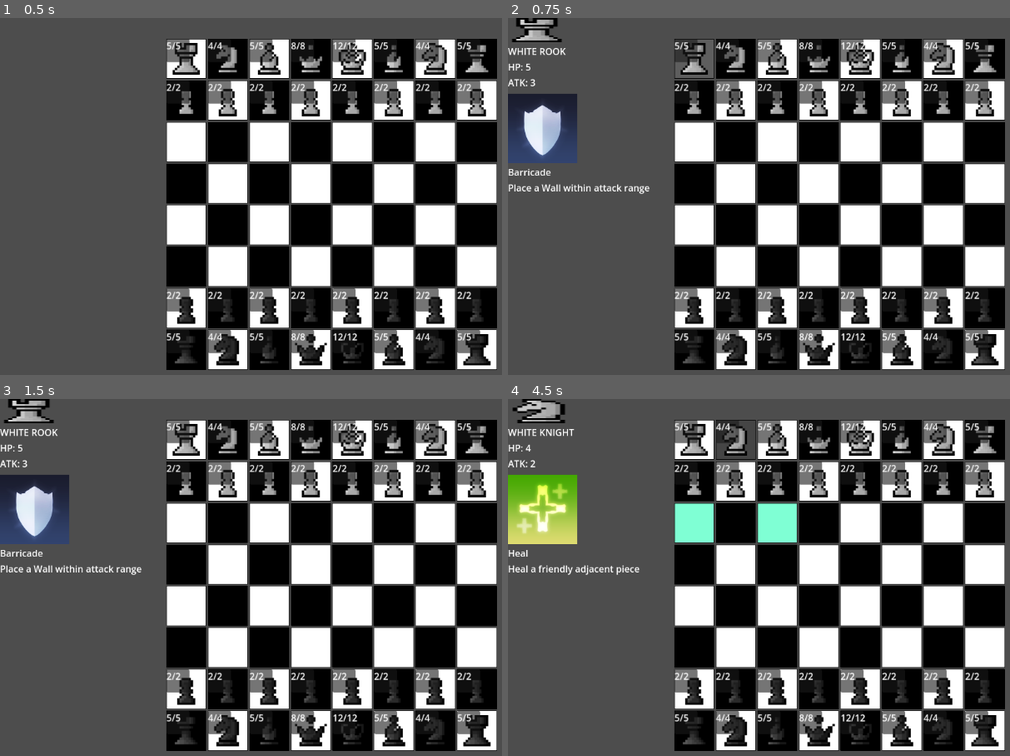
Above: before the commit, frames 1-4 (two rows, left to right).
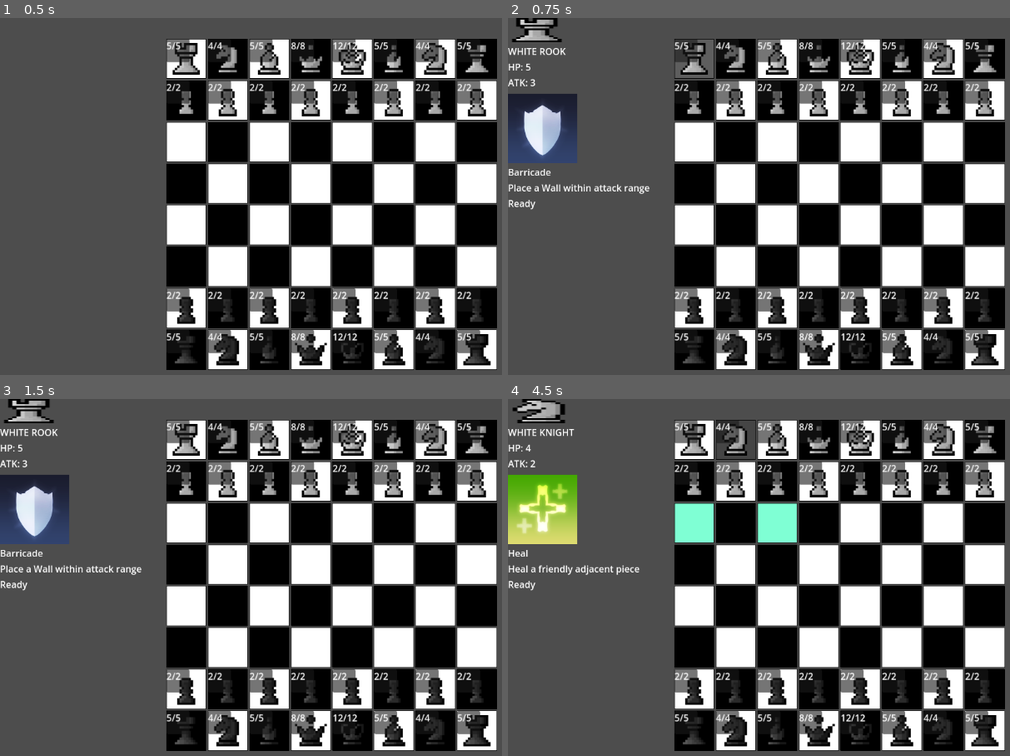
Above: after the commit, the same moments.

Repository: aiden10/chess2
Game: Godot game, scene res://scenes/main.tscn
The game is run twice, just before and just after one commit, with the same random seed, the same clock (stepped at 60 frames per second) and the same inputs.
Inputs (mouse positions are in pixels of both pictures, inside the frame that each line leads up to):
- Up to frame 1 (0.5 s): no input
- Up to frame 2 (0.75 s): tap Enter at 0.5 s; move the mouse to (693, 57) at 0.52 s; click (693, 57) at 0.67 s
- Up to frame 3 (1.5 s): click (10, 473) at 1.27 s
- Up to frame 4 (4.5 s): click (518, 473) at 2.02 s; click (518, 473) at 2.77 s; tap Space at 3.5 s; move the mouse to (693, 438) at 3.52 s; click (693, 438) at 3.67 s; tap Enter at 4.25 s; move the mouse to (733, 438) at 4.27 s; click (733, 438) at 4.42 s

Frame 1 is identical in both runs. In frame 2, less than 0.1% of the frame differs, in the area x 0-6%, y 50-54%; in frame 3, less than 0.1%; in frame 4, less than 0.1%.

Commit message:
added ability cooldowns

Diff:
--- a/classes/Ability.gd
+++ b/classes/Ability.gd
@@ -4,6 +4,8 @@
 var sprite: Texture2D
 var name: String
 var description: String
+var cooldown: int
+var used: bool
 
 # Abstract methods that child classes must implement
 func valid_tiles() -> Array[Vector2i]:
--- a/classes/abilities/BarricadeAbility.gd
+++ b/classes/abilities/BarricadeAbility.gd
@@ -5,6 +5,7 @@
 	sprite = AbilityInfo.barricade_sprite
 	name = AbilityInfo.barricade_name
 	description = AbilityInfo.barricade_description
+	cooldown = 0
 
 ## Basing the position off of the selected piece because in order to use an ability
 ## you need to have that piece selected
@@ -39,3 +40,4 @@
 	var wall = Wall.new(GameState.selected_piece.color) ## Make the wall the same color as its creator
 	wall.position = Vector2i(row, col)
 	BoardState.board[row][col] = wall
+	cooldown = AbilityInfo.barricade_cooldown
--- a/classes/abilities/HealAbility.gd
+++ b/classes/abilities/HealAbility.gd
@@ -5,6 +5,7 @@
 	sprite = AbilityInfo.heal_sprite
 	name = AbilityInfo.heal_name
 	description = AbilityInfo.heal_description
+	cooldown = 0
 
 ## Basing the position off of the selected piece because in order to use an ability
 ## you need to have that piece selected
@@ -27,3 +28,4 @@
 	var target = BoardState.board[row][col]
 	if target:
 		target.health = min(target.health + 2, target.max_health)
+		cooldown = AbilityInfo.heal_cooldown
--- a/classes/abilities/ReverseAbility.gd
+++ b/classes/abilities/ReverseAbility.gd
@@ -5,6 +5,7 @@
 	sprite = AbilityInfo.reverse_sprite
 	name = AbilityInfo.reverse_name
 	description = AbilityInfo.reverse_description
+	cooldown = 0
 
 ## Basing the position off of the selected piece because in order to use an ability
 ## you need to have that piece selected
@@ -17,3 +18,4 @@
 	if target:
 		if target.type == Piece.PieceType.PAWN:
 			target.reversed = not target.reversed
+			cooldown = AbilityInfo.reverse_cooldown
--- a/globals/abilities.gd
+++ b/globals/abilities.gd
@@ -1,11 +1,30 @@
 class_name Abilities
 extends Node
 
-static var heal_ability: HealAbility
-static var barricade_ability: BarricadeAbility
-static var reverse_ability: ReverseAbility
+## Create two versions of each ability to manage the cooldowns for each side
+static var black_heal_ability: HealAbility
+static var black_barricade_ability: BarricadeAbility
+static var black_reverse_ability: ReverseAbility
+
+static var black_abilities: Array[Ability] = []
+
+static var white_heal_ability: HealAbility
+static var white_barricade_ability: BarricadeAbility
+static var white_reverse_ability: ReverseAbility
+
+static var white_abilities: Array[Ability] = []
 
 func _ready():
-	heal_ability = HealAbility.new()
-	barricade_ability = BarricadeAbility.new()
-	reverse_ability = ReverseAbility.new()
+	black_heal_ability = HealAbility.new()
+	black_barricade_ability = BarricadeAbility.new()
+	black_reverse_ability = ReverseAbility.new()
+	black_abilities.append(black_heal_ability)
+	black_abilities.append(black_barricade_ability)
+	black_abilities.append(black_reverse_ability)
+
+	white_heal_ability = HealAbility.new()
+	white_barricade_ability = BarricadeAbility.new()
+	white_reverse_ability = ReverseAbility.new()
+	white_abilities.append(white_heal_ability)
+	white_abilities.append(white_barricade_ability)
+	white_abilities.append(white_reverse_ability)
--- a/globals/ability_info.gd
+++ b/globals/ability_info.gd
@@ -3,11 +3,14 @@
 var heal_sprite: Texture2D = load("res://resources/sprites/abilities/heal.png")
 const heal_description: String = "Heal a friendly adjacent piece"
 const heal_name: String = "Heal"
+const heal_cooldown: int = 4
 
 var barricade_sprite: Texture2D = load("res://resources/sprites/abilities/shield.png")
 const barricade_description: String = "Place a Wall within attack range"
 const barricade_name: String = "Barricade"
+const barricade_cooldown: int = 5
 
 var reverse_sprite: Texture2D = load("res://resources/sprites/abilities/swirl.png")
 const reverse_description: String = "Reverse this piece's direction"
 const reverse_name: String = "Reverse"
+const reverse_cooldown: int = 3
--- a/scenes/ui/ability_card.tscn
+++ b/scenes/ui/ability_card.tscn
@@ -24,3 +24,6 @@
 
 [node name="AbilityDescription" type="Label" parent="VBoxContainer"]
 layout_mode = 2
+
+[node name="AbilityStatus" type="Label" parent="VBoxContainer"]
+layout_mode = 2
--- a/scripts/board/board_functions.gd
+++ b/scripts/board/board_functions.gd
@@ -85,7 +85,7 @@
 	for col in range(BoardState.COLS):
 		var white_pawn = Pawn.new(Piece.PieceColor.WHITE)
 		white_pawn.position = Vector2i(1, col)
-		white_pawn.primary = Abilities.reverse_ability
+		white_pawn.primary = Abilities.white_reverse_ability
 		BoardState.board[1][col] = white_pawn
 
 	## Black pieces back row (from left to right: 0,7 to 7,7)
@@ -119,27 +119,27 @@
 	for col in range(BoardState.COLS):
 		var black_pawn = Pawn.new(Piece.PieceColor.BLACK)
 		black_pawn.position = Vector2i(6, col)
-		black_pawn.primary = Abilities.reverse_ability
+		black_pawn.primary = Abilities.black_reverse_ability
 		BoardState.board[6][col] = black_pawn
 
 	## Assign abilty objects
-	white_bishop1.primary = Abilities.heal_ability
-	white_bishop2.primary = Abilities.heal_ability
-	black_bishop1.primary = Abilities.heal_ability
-	black_bishop2.primary = Abilities.heal_ability
+	white_bishop1.primary = Abilities.white_heal_ability
+	white_bishop2.primary = Abilities.white_heal_ability
+	black_bishop1.primary = Abilities.black_heal_ability
+	black_bishop2.primary = Abilities.black_heal_ability
 
-	white_rook1.primary = Abilities.barricade_ability
-	white_rook2.primary = Abilities.barricade_ability
-	black_rook1.primary = Abilities.barricade_ability
-	black_rook2.primary = Abilities.barricade_ability
+	white_rook1.primary = Abilities.white_barricade_ability
+	white_rook2.primary = Abilities.white_barricade_ability
+	black_rook1.primary = Abilities.black_barricade_ability
+	black_rook2.primary = Abilities.black_barricade_ability
 
-	white_knight1.primary = Abilities.heal_ability
-	white_knight2.primary = Abilities.heal_ability
-	black_knight1.primary = Abilities.heal_ability
-	black_knight2.primary = Abilities.heal_ability
+	white_knight1.primary = Abilities.white_heal_ability
+	white_knight2.primary = Abilities.white_heal_ability
+	black_knight1.primary = Abilities.black_heal_ability
+	black_knight2.primary = Abilities.black_heal_ability
 
-	white_queen.primary = Abilities.heal_ability
-	black_queen.primary = Abilities.heal_ability
+	white_queen.primary = Abilities.white_heal_ability
+	black_queen.primary = Abilities.black_heal_ability
 
-	white_king.primary = Abilities.heal_ability
-	black_king.primary = Abilities.heal_ability
+	white_king.primary = Abilities.white_heal_ability
+	black_king.primary = Abilities.black_heal_ability
--- a/scripts/turn_handler.gd
+++ b/scripts/turn_handler.gd
@@ -17,12 +17,18 @@
 	win_screen.process_mode = Node.PROCESS_MODE_ALWAYS
 	get_tree().paused = true
 
+func start_turn() -> void:
+	var abilities = Abilities.white_abilities + Abilities.black_abilities
+	for ability in abilities:
+		if ability.cooldown > 0:
+			ability.cooldown -= 1
+
 func end_turn() -> void:
 	## Alternate between 0 and 1
 	GameState.turn = int(!bool(GameState.turn))
 	GameState.selected_piece = null
 	GameState.selected_ability = null
 	print("Turn: " + Piece.PieceColor.keys()[GameState.turn])
-
+	start_turn()
 	## Check for checkmate after each turn (i.e. after a piece has moved)
 	# BoardFunctions.is_checkmate()
--- a/scripts/ui/ability_card.gd
+++ b/scripts/ui/ability_card.gd
@@ -4,6 +4,7 @@
 @onready var ability_button: TextureButton = $VBoxContainer/AbilityIcon
 @onready var ability_name: Label = $VBoxContainer/AbiltyName
 @onready var description: Label = $VBoxContainer/AbilityDescription
+@onready var status: Label = $VBoxContainer/AbilityStatus
 
 @export var is_passive: bool
 @export var is_primary: bool
@@ -19,16 +20,20 @@
 		return
 
 	elif is_primary:
+		## Toggle ability selection
 		if GameState.selected_ability == GameState.selected_piece.primary:
 			GameState.selected_ability = null
-		else:
+		elif GameState.selected_piece.primary.cooldown == 0: ## Select the ability if its cooldown is over
 			GameState.selected_ability = GameState.selected_piece.primary
+		else: ## Cooldown not over, deselect ability
+			GameState.selected_ability = null
 		EventBus.ability_selected.emit()
 
 	elif is_ultimate:
+		## Toggle ability selection
 		if GameState.selected_ability == GameState.selected_piece.ultimate:
 			GameState.selected_ability = null
-		else:
+		else: ## Select the ability
 			GameState.selected_ability = GameState.selected_piece.ultimate
 		EventBus.ability_selected.emit()
 
@@ -49,8 +54,25 @@
 			ability_name.text = selected_piece.primary.name
 			description.text = selected_piece.primary.description
 
+			if selected_piece.primary.cooldown == 0:
+				ability_button.disabled = false
+				ability_button.modulate = Color(1, 1, 1, 1.0)
+				status.text = "Ready"
+			## Ability on cooldown
+			else:
+				ability_button.disabled = true
+				ability_button.modulate = Color(0.3, 0.3, 0.3, 0.5)
+				var t = "turn" if selected_piece.primary.cooldown == 1 else "turns"
+				status.text = "On cool down (" + str(selected_piece.primary.cooldown) + " " + t + " left)"
+
 	elif is_ultimate:
 		if selected_piece.ultimate:
 			ability_button.texture_normal = selected_piece.ultimate.sprite
 			ability_name.text = selected_piece.ultimate.name
 			description.text = selected_piece.ultimate.description
+			if selected_piece.ultimate.used:
+				ability_button.disabled = true
+				ability_button.modulate = Color(0.3, 0.3, 0.3, 0.5)
+				status.text = "Depleted"
+			else:
+				status.text = "Ready"
Not shown, changed: notes.txt
Not shown, changed: todo.txt
